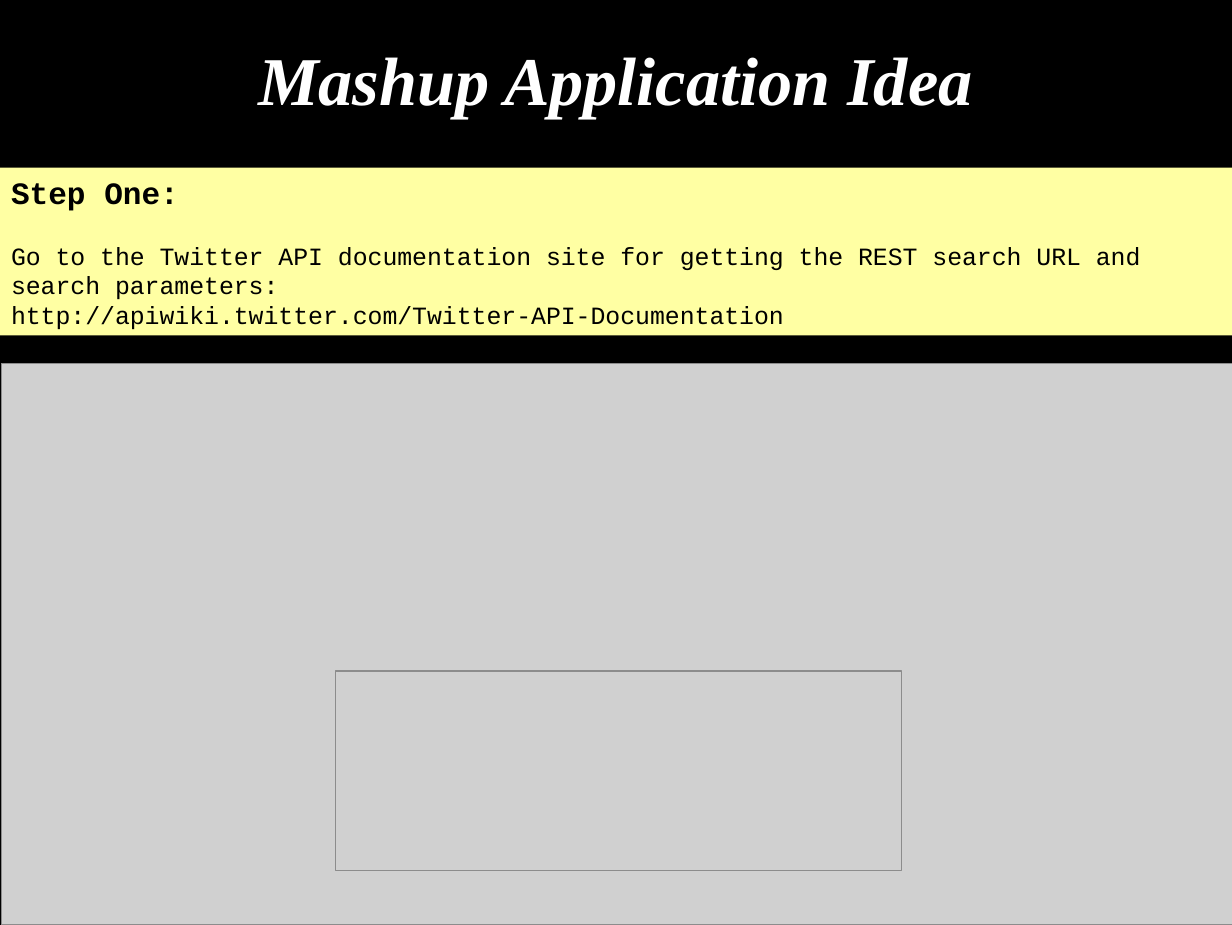
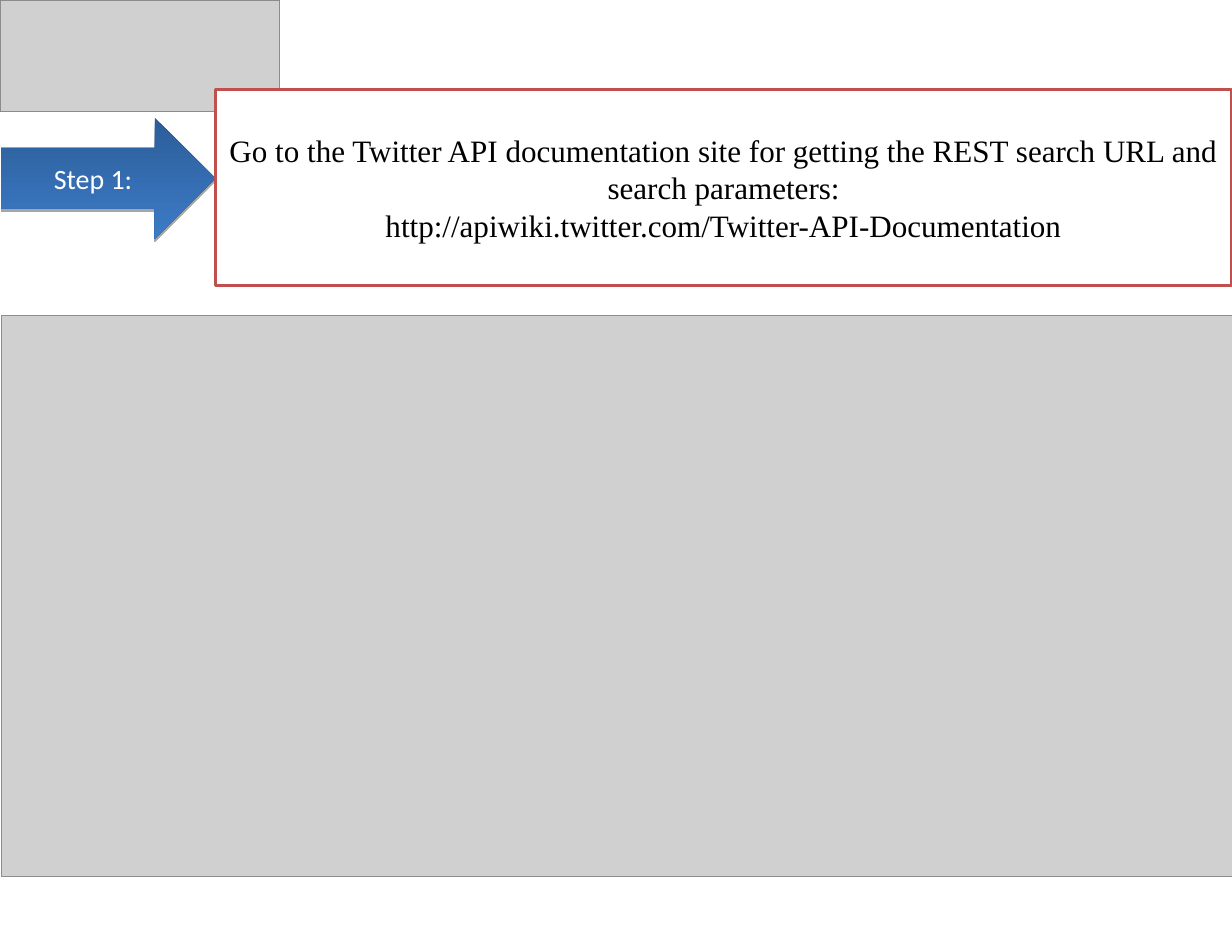
Before and after one commit to demo007/mashups4jsf, a slide deck: slide 22 of overview-architecture/JavaOne-2010/S314070_BURNS_SALEH_MASHUPS.odp (slide 20 before the commit). Drawn at 1232x925 pixels with LibreOffice and Linux fonts; fonts in the diff are those of the drawing; grey boxes stand for pictures. Boxes give left, top, right and bottom in pixels: in the first picture for what was removed or moved away, otherwise in the second. Text is boxed around its words. In the diff, an @@ line names an element or a change of style, - is before the commit and + after.

Commit message:
modifying the styles.

```diff
--- a/overview-architecture/JavaOne-2010/S314070_BURNS_SALEH_MASHUPS.odp
+++ b/overview-architecture/JavaOne-2010/S314070_BURNS_SALEH_MASHUPS.odp
@@ background #000000 to #FFFFFF @@
@@ picture: place and size @@
-picture at [335, 671, 901, 870]
+picture at [0, 0, 279, 112]
@@ title removed at [61, 1, 1171, 155] @@
-Mashup Application Idea
@@ rectangle "Go to the Twitter API ...": place and size @@
-rectangle "Go to the Twitter API ..." at [0, 168, 1232, 335]
+rectangle "Go to the Twitter API ..." at [216, 89, 1232, 285]
@@ rectangle "Go to the Twitter API ..." at [216, 89, 1232, 285]: size 16 to 20 pt, font Courier New to Times New Roman; alignment left to centre; vertical alignment top to middle; fill #FFFFA3 to #FFFFFF; outline none to #C0504D 2.01 pt @@
@@ freeform shape added at [1, 117, 216, 238], fill gradient #2C5D98 to #3C7BC7, 18 pt, text #FFFFFF @@
+Step 1:
@@ text in rectangle at [11, 183, 179, 211]: paragraph removed @@
-Step One:
@@ picture: place and size @@
-picture at [1, 363, 1232, 925]
+picture at [1, 315, 1232, 876]
```
Also in this commit, not shown: 8 other slides changed, 5 slides added, 1 slide removed.
